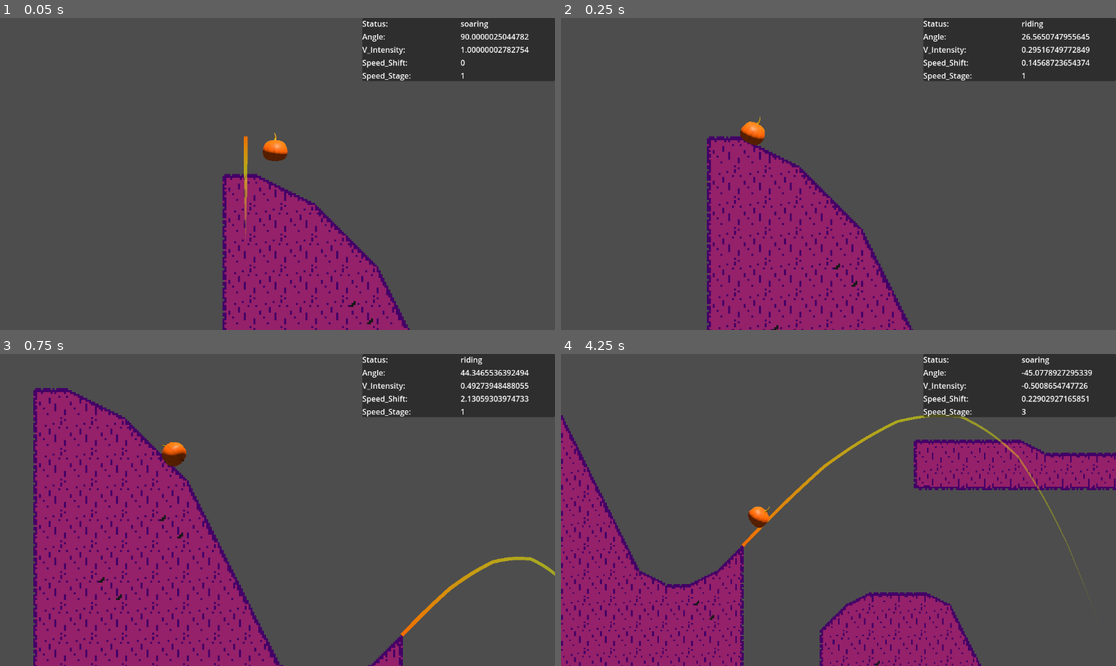
Above: before the commit, frames 1-4 (two rows, left to right).
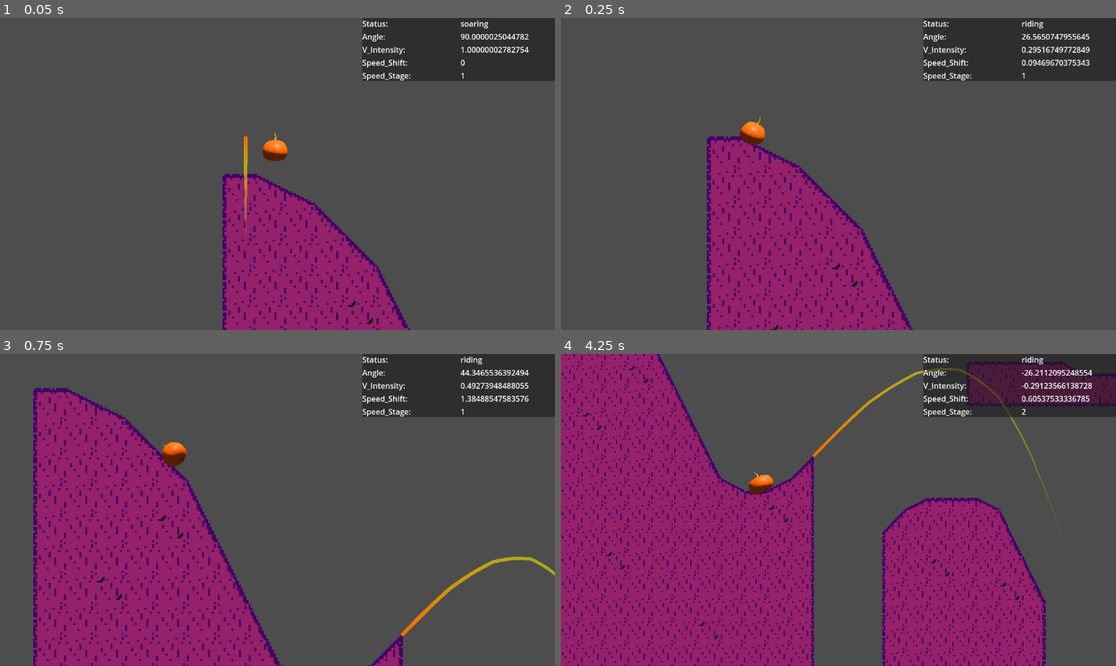
Above: after the commit, the same moments.

Repository: LettucePie/gwj-62-harvest
Game: Godot game, scene res://testing/test_zone.tscn
The game is run twice, just before and just after one commit, with the same random seed, the same clock (stepped at 60 frames per second) and the same inputs.
Inputs:
- Up to frame 1 (0.05 s): no input
- Up to frame 2 (0.25 s): no input
- Up to frame 3 (0.75 s): hold Up (ui_up) from 0.53 s (still down)
- Up to frame 4 (4.25 s): release Up (ui_up) at 1.28 s; hold Down (ui_down) 1.28-2.03 s; hold Up (ui_up) 2.03-3.53 s; hold Down (ui_down) from 3.53 s (still down)

Frame 1 is identical in both runs. In frame 2, 0.1% of the frame differs, in the area x 84-96%, y 13-16%; in frame 3, 0.1%; in frame 4, 49%, in the area x 0-100%, y 0-100%.

Commit message:
Tuned controls

Diff:
--- a/gameplay/player_follow.gd
+++ b/gameplay/player_follow.gd
@@ -31,7 +31,7 @@
 var vert_intensity : float
 var speed_stage : int = 1
 var speed_shift : float = 0.0
-var soar_shift : float = 0.0
+#var soar_shift : float = 0.0
 var soaring_arc : Curve2D
 var soar_velocity : float = 0.0
 var soar_death_set : bool
@@ -55,7 +55,7 @@
 	launched_ramps.clear()
 	speed_stage = 1
 	speed_shift = 0
-	soar_shift = 0
+#	soar_shift = 0
 	slammed = false
 	braking = false
 	soar_death_set = false
@@ -65,11 +65,7 @@
 
 func _physics_process(delta):
 	if ramp_area != null and get_parent() != RampPath:
-#		print("Asking Ramp: ", ramp_area.get_parent().name, " if close enough")
 		current_ramp = ramp_area.get_parent().close_enough(self)
-	else:
-#		print("Ramp Area Null?: ", ramp_area == null, " Current Ramp Null?: ", current_ramp == null)
-		pass
 	if current_ramp != null and !launched_ramps.has(current_ramp):
 		if current_ramp != get_parent():
 			landing()
@@ -94,6 +90,11 @@
 	print("Landing")
 	current_ramp.adopt_player(self)
 	progress = landing_progress
+	if slammed:
+		calculate_angle(current_ramp.curve)
+		speed_shift = clamp(speed_shift + (3.5 * vert_intensity), 0.0, 4.0)
+		print("Slam Bonus Speed of: ", speed_shift)
+		slammed = false
 	braking = false
 	status = "riding"
 	emit_signal("landed", current_ramp)
@@ -103,14 +104,17 @@
 func riding(deltatime):
 	if status != "riding":
 		status = "riding"
-	calculate_angle()
+	calculate_angle(current_ramp.curve)
 	## Had to multiply by 0.1 otherwise it works too fast... looks good though
-	var speed_modif = ramp_accel.sample(abs(vert_intensity)) * 0.1
+	var speed_modif = ramp_accel.sample(abs(vert_intensity)) * 0.065
 	if angle < -0.01:
 		## Climbing
 		speed_modif *= 0.75
 	var revving = true
 	if Input.is_action_pressed("ui_up"):
+		if braking:
+			braking = false
+			emit_signal("speed_stage_shift", speed_stage)
 		speed_modif *= 2.0
 	if Input.is_action_pressed("ui_down"):
 		speed_modif *= -0.5
@@ -121,7 +125,7 @@
 	elif Input.is_action_just_released("ui_down"):
 		braking = false
 		emit_signal("brakes", braking)
-	speed_shift += speed_modif
+	speed_shift = clamp(speed_shift + speed_modif, 0, 4.0)
 	eval_speed(revving)
 	progress += SPEED_STAGES[speed_stage]
 	predict_soar()
@@ -129,16 +133,14 @@
 		launch()
 
 
-func calculate_angle():
-	if get_parent() is Path2D:
-		var curve = get_parent().curve
-		var prev_progress = clamp(progress - 2, 0.0, progress + 20)
-		var prev_path_pos = curve.sample_baked(prev_progress)
-		var next_progress = clamp(progress + 2, progress, progress + 20)
-		var next_path_pos = curve.sample_baked(next_progress)
-		var direction = prev_path_pos.direction_to(next_path_pos)
-		angle = direction.angle()
-		vert_intensity = angle / abs(PI / 2.0)
+func calculate_angle(curve : Curve2D):
+	var prev_progress = clamp(progress - 2, 0.0, progress + 20)
+	var prev_path_pos = curve.sample_baked(prev_progress)
+	var next_progress = clamp(progress + 2, progress, progress + 20)
+	var next_path_pos = curve.sample_baked(next_progress)
+	var direction = prev_path_pos.direction_to(next_path_pos)
+	angle = direction.angle()
+	vert_intensity = angle / abs(PI / 2.0)
 
 
 func eval_speed(revving_up : bool):
@@ -225,7 +227,7 @@
 func soaring(deltatime):
 	if status != "soaring":
 		status = "soaring"
-	calculate_angle()
+	calculate_angle(get_parent().curve)
 	var soaring_accel = soaring_damp.sample(abs(vert_intensity))
 	var weighted_speed = SPEED_STAGES[speed_stage] * soaring_accel
 	if angle > 0.01:
@@ -234,6 +236,8 @@
 			soar_velocity = weighted_speed
 		soar_velocity += (9.8 * soaring_accel) * deltatime
 		weighted_speed = clamp(soar_velocity, 0.0, 20.0)
+	elif angle < -0.05:
+		speed_shift = clamp(speed_shift - abs(vert_intensity) / 4, 0, 4.0)
 	if vert_intensity == 0:
 		weighted_speed = SPEED_STAGES[speed_stage]
 	if !slammed or (slammed and Time.get_ticks_msec() > slam_delay):
